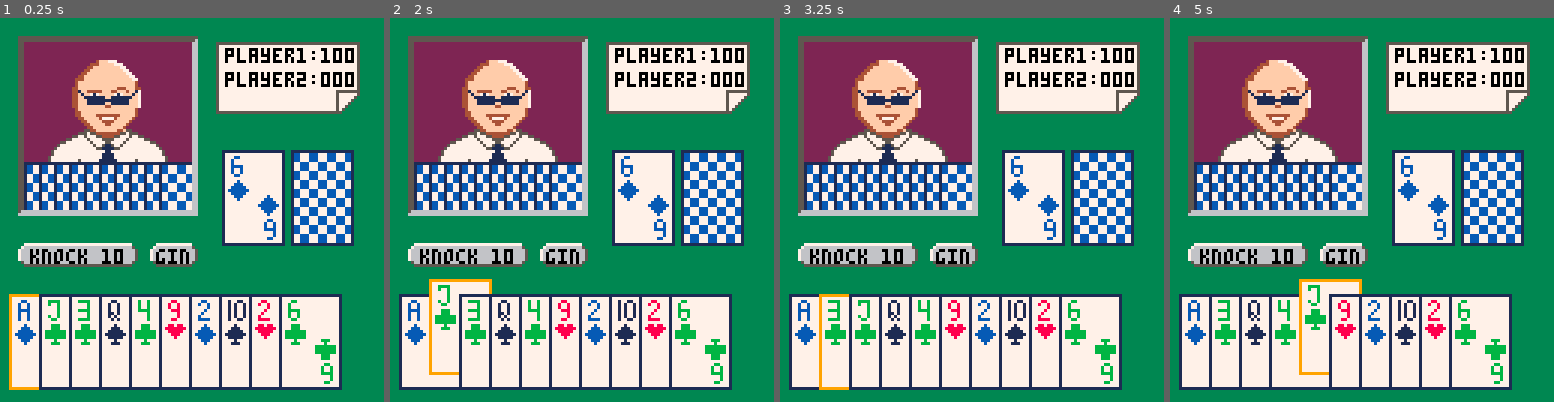
Above: before the commit, frames 1-4 (left to right).
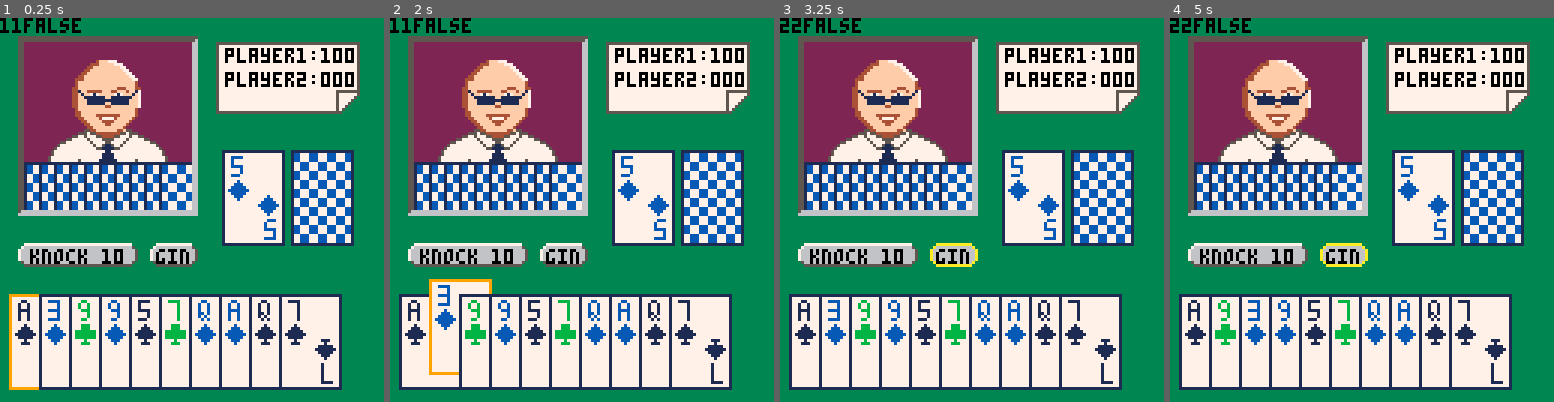
Above: after the commit, the same moments.

Repository: mkoseoglu091/GinRummy
Game: PICO-8 cartridge gin.p8
Two runs of this game, one before a commit and one after it. Both use one fixed random seed, a clock stepped at 60 frames per second and the inputs below.
Inputs:
- Up to frame 1 (0.25 s): no input
- Up to frame 2 (2 s): tap X (X key) at 0.33, 1.07, 1.85 s; hold Right from 1.6 s (still down)
- Up to frame 3 (3.25 s): release Right at 2.1 s; hold Up 2.15-2.42 s; hold Right 2.47-3.03 s; tap X (X key) at 2.97 s; hold Left from 3.08 s (still down)
- Up to frame 4 (5 s): release Left at 3.58 s; hold Down 3.63-3.97 s; hold Right 4.02-4.68 s; tap X (X key) at 4.08 s; hold Up from 4.73 s (still down)

The runs differ from the first frame. In frame 1, 3.3% of the frame differs, in the area x 0-88%, y 0-96%; in frame 2, 3.3%; in frame 3, 3.8%; in frame 4, 4.6%, in the area x 0-88%, y 0-97%.

Commit message:
Update gin.p8

Diff:
--- a/gin.p8
+++ b/gin.p8
@@ -7,13 +7,8 @@
 function _init()
  poke(0x5f10+11, 128+11)
  poke(0x5f10+12, 128+12)
- init_deck()
- shuffle(deck)
- shuffle(deck)
- shuffle(deck)
- shuffle(deck)
- shuffle(deck)
- deal(deck)
+ init_newgame()
+ menuitem(1, "4 color cards", function() four_color = not four_color end)
 end
 
 
@@ -42,19 +37,16 @@
  -- draw oponent
  spr(204, 19, 10, 4, 4)
 
-
- --knock button
- spr(8, 6, 75, 5, 1)
- print("knock 10", 10, 77, 0)
- --gin button
- spr(14, 50, 75, 2, 1)
- print("gin", 52, 77, 0)
+	draw_knock_gin_button()
+
  -- scores
  print("player1:100", 75, 10, 0)
  print("player2:000", 75, 18, 0)
 
  --_, _, _, d = gin_knock_checker({"4s", "5s", "6s", "4h", "4d" ,"8d", "ac", "ad", "ac", "kd"})
-
+ print(player1.action2,0,0)
+ print(player1.on_level,4,0)
+ print(player1.gin_available, 8,0)
 end
 
 -->8
@@ -76,11 +68,25 @@
  player1.score = 0
  player2.score = 0
  player1.action = 1
+ player1.action2 = 1
  player1.selected = false
+ player1.selected2 = false
+ player1.upper_level_allowed = true
+ player1.on_level = 1
+ player1.knock_available = false
+ player1.gin_available = false
 
  -- settings
  four_color = true
-
+end
+
+-- initialise new game
+function init_newgame()
+ init_deck()
+ for i=1,10 do
+  shuffle(deck)
+ end
+ deal(deck)
 end
 
 -- finds the sprite that needs to be drawn from the card string
@@ -154,22 +160,18 @@
 
 
 -- draw player hand
--- draw the card with yellow border while hovering over it
--- draw the card raised up when it is selected
--- move the selected card (change order)
--- disselect card back to hover mode
 function draw_player_hand()
  for i=1, #player1.hand do
   card_val, card_suit = find_sprite(player1.hand[i])
- 	if i!= player1.action then -- selected card index
+ 	if i!= player1.action or player1.on_level == 2 then -- selected card index
    spr(64, 3 + (i-1)*10, 92, 3, 4)
    spr(card_suit, 5 + (i-1)*10, 102)
    spr(card_val, 5 + (i-1)*10, 93)
-  elseif i == player1.action and not player1.selected then
-  spr(72, 3 + (i-1)*10, 92, 3, 4)
+  elseif i == player1.action and not player1.selected and player1.on_level == 1 then
+   spr(72, 3 + (i-1)*10, 92, 3, 4)
    spr(card_suit, 5 + (i-1)*10, 102)
    spr(card_val, 5 + (i-1)*10, 93)
-  else
+  elseif i == player1.action and player1.on_level == 1 and player1.selected then
    spr(72, 3 + (i-1)*10, 87, 3, 4)
    spr(card_suit, 5 + (i-1)*10, 97)
    spr(card_val, 5 + (i-1)*10, 88)
@@ -200,31 +202,88 @@
 end
 
 
+-- draw knock and gin buttons
+function draw_knock_gin_button()
+ -- knock button
+ if (not player1.knock_available and player1.on_level == 1) or (not player1.knock_available and player1.on_level == 2 and player1.action2 != 1) then
+  spr(8, 6, 75, 5, 1)
+  print("knock 10", 10, 77, 0)
+
+ elseif not player1.knock_available and player1.on_level == 2 and player1.action2 == 1 then
+  spr(24, 6, 75, 5, 1)
+  print("knock 10", 10, 77, 0)
+
+ elseif (player1.knock_available and player1.on_level == 2 and player1.action2 != 1) or (player1.knock_available and player1.on_level == 1) then
+  spr(40, 6, 75, 5, 1)
+  print("knock 10", 10, 77, 0)
+
+ elseif player1.knock_available and player1.on_level == 2 and player1.action2 == 1 then
+  spr(56, 6, 75, 5, 1)
+  print("knock 10", 10, 77, 0)
+ end
+
+ -- gin button
+ if (not player1.gin_available and player1.on_level == 1) or (not player1.gin_available and player1.on_level == 2 and player1.action2 != 2) then
+  spr(14, 50, 75, 2, 1)
+  print("gin", 52, 77, 0)
+
+ elseif not player1.gin_available and player1.on_level == 2 and player1.action2 == 2 then
+  spr(30, 50, 75, 2, 1)
+  print("gin", 52, 77, 0)
+
+ elseif (player1.gin_available and player1.on_level == 2 and player1.action2 != 2) or (player1.gin_available and player1.on_level == 1) then
+  spr(46, 50, 75, 2, 1)
+  print("gin", 52, 77, 0)
+
+ elseif player1.gin_available and player1.on_level == 2 and player1.action2 == 2 then
+  spr(62, 50, 75, 2, 1)
+  print("gin", 52, 77, 0)
+ end
+
+
+end
+
+
+-- select an action
 function action_select()
- if btnp(0) and not player1.selected then --⬅️
-  player1.action -= 1
-  if player1.action <= 0 then player1.action = #player1.hand end
-
- elseif btnp(1) and not player1.selected then --➡️
-  player1.action += 1
-  if player1.action >= #player1.hand+1 then player1.action = 1 end
-
- elseif btnp(5) then --❎
+ if player1.on_level == 1 then
+  if btnp(0) and not player1.selected then --⬅️
+   player1.action -= 1
+   if player1.action <= 0 then player1.action = #player1.hand end
+
+  elseif btnp(1) and not player1.selected then --➡️
+   player1.action += 1
+   if player1.action >= #player1.hand+1 then player1.action = 1 end
+
+  elseif btnp(5) then --❎
    player1.selected = not player1.selected
 
- elseif btnp(0) and player1.selected and player1.action > 1 then
-  --move selected card change order
-  player1.action -= 1
-  player1.hand[player1.action+1], player1.hand[player1.action] = player1.hand[player1.action], player1.hand[player1.action+1]
-
- elseif btnp(1) and player1.selected and player1.action < #player1.hand then
-  --move selected card change order
-  player1.action += 1
-  player1.hand[player1.action], player1.hand[player1.action-1] = player1.hand[player1.action-1], player1.hand[player1.action]
+  elseif btnp(0) and player1.selected and player1.action > 1 then
+   --move selected card change order
+   player1.action -= 1
+   player1.hand[player1.action+1], player1.hand[player1.action] = player1.hand[player1.action], player1.hand[player1.action+1]
+
+  elseif btnp(1) and player1.selected and player1.action < #player1.hand then
+   --move selected card change order
+   player1.action += 1
+   player1.hand[player1.action], player1.hand[player1.action-1] = player1.hand[player1.action-1], player1.hand[player1.action]
+  elseif btnp(2) then
+   if player1.upper_level_allowed then
+    player1.on_level = 2
+   end
+  end
+ elseif player1.on_level == 2 then
+  if btnp(3) then
+   player1.on_level = 1
+  elseif btnp(0) and player1.action2 > 1 then
+   player1.action2 -= 1
+  elseif btnp(1) and player1.action < 5 then
+   player1.action2 += 1
+  end
  end
 end
 -->8
--- helper functions + deadwood calc
+--deadwood calculator
 
 -- copy table
 function copy_table(tab)
Not shown, changed: 24 lines of the sprite sheet (__gfx__) section of gin.p8
